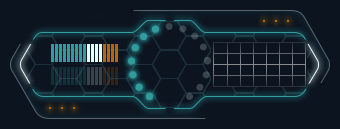
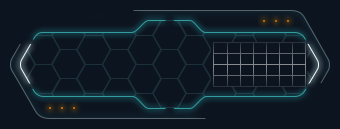
Comparing the layer stacks of the two 340x129 images. Changes:
hid group "audio level" (2 layers) over [51, 44, 118, 85]
hid group "volume" (2 layers) over [128, 23, 211, 100]
removed group "grid" (83 layers) over [28, 20, 313, 108]
removed layer "Polygone 1 copie 10" (1st of 4, in "grid") from group "grid" over [28, 35, 61, 64]
removed layer "Polygone 1 copie 9" (2nd of 4, in "grid") from group "grid" over [28, 65, 61, 94]
removed layer "Polygone 1 copie 8" (3rd of 4, in "grid") from group "grid" over [202, 31, 237, 51]
removed layer "Polygone 1 copie 7" (5th of 8, in "grid") from group "grid" over [281, 69, 312, 94]
removed layer "Polygone 1 copie 7" (6th of 8, in "grid") from group "grid" over [281, 35, 312, 59]
removed layer "Polygone 1 copie 5" (2nd of 4, in "grid") from group "grid" over [126, 64, 161, 94]
removed layer "Polygone 1 copie 5" (3rd of 4, in "grid") from group "grid" over [101, 78, 136, 97]
removed layer "Polygone 1 copie 5" (4th of 4, in "grid") from group "grid" over [152, 78, 187, 108]
removed layer "Polygone 1 copie 6" (1st of 4, in "grid") from group "grid" over [177, 64, 210, 94]
removed layer "Polygone 1 copie 6" (2nd of 4, in "grid") from group "grid" over [177, 35, 211, 65]
removed layer "Polygone 1 copie 6" (3rd of 4, in "grid") from group "grid" over [152, 49, 185, 79]
removed layer "Polygone 1 copie 4" (1st of 4, in "grid") from group "grid" over [126, 35, 161, 65]
removed layer "Polygone 1 copie 4" (3rd of 4, in "grid") from group "grid" over [101, 31, 136, 51]
removed layer "Polygone 1 copie 4" (4th of 4, in "grid") from group "grid" over [152, 21, 187, 51]
removed layer "Polygone 1 copie 3" from group "grid" over [76, 64, 111, 94]
removed layer "Polygone 1 copie 2" from group "grid" over [76, 35, 111, 65]
removed layer "Polygone 1 copie" from group "grid" over [51, 49, 86, 79]
removed layer "Polygone 1" from group "grid" over [101, 49, 136, 79]
added layer "grid" above "glow" over [28, 20, 313, 108]
…and 27 more changes (27 removed)
